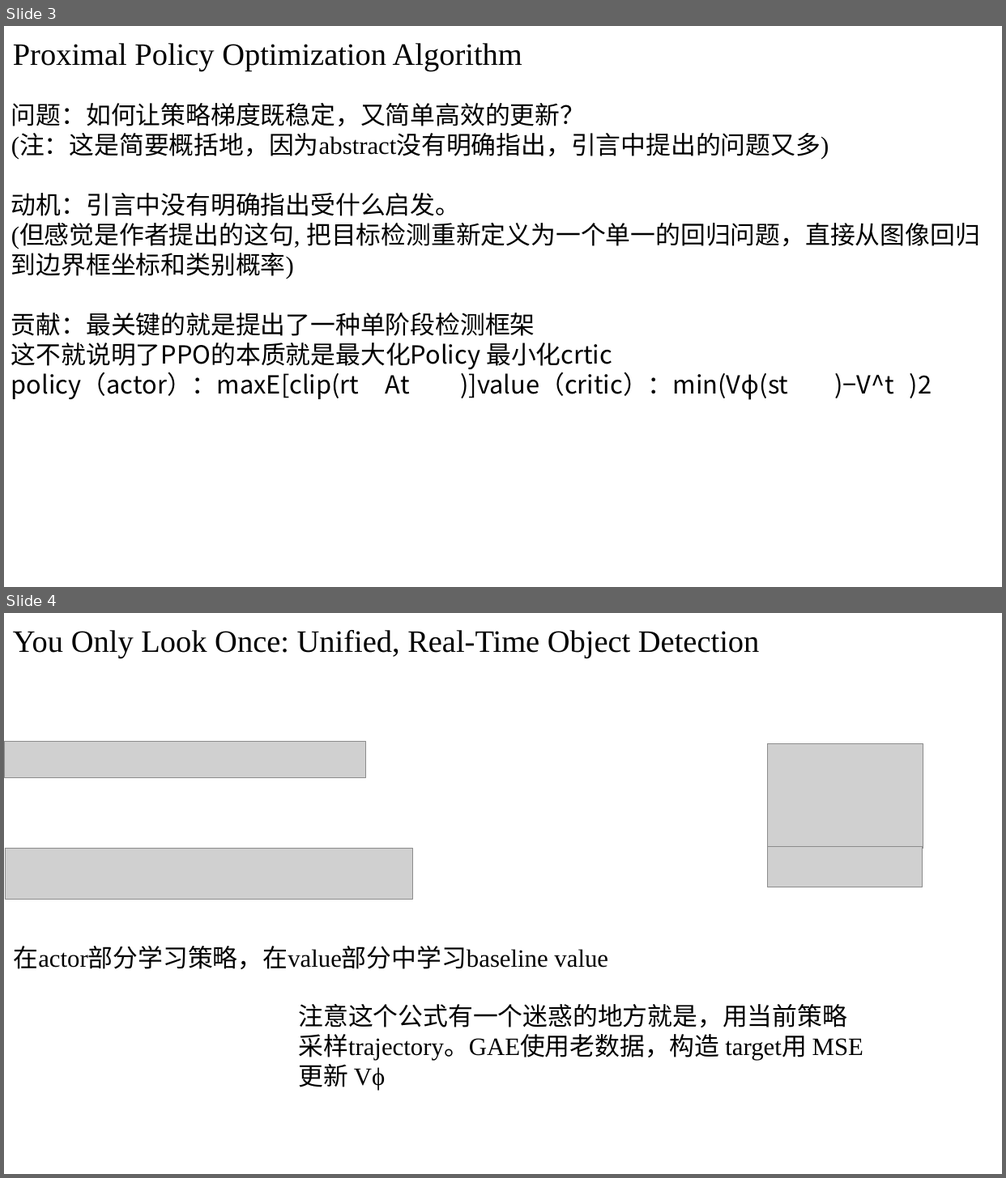
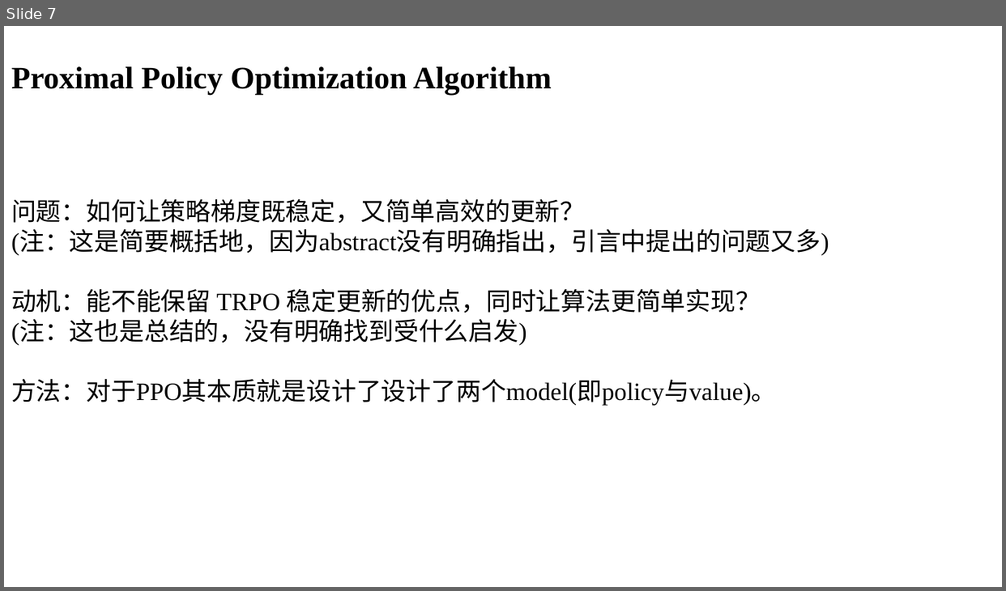
Before and after one commit to Visionary-zhang/Learning, a slide deck: LLM/阶段一.pptx. Shown one above the other, each under a label of ours: slides 3 and 4 before the commit, slide 7 after it. The pictures are 1006x1178 and 1006x591 pixels, drawn with LibreOffice and Linux fonts; fonts in the diff are those of the drawing; grey boxes stand for pictures. Boxes give left, top, right and bottom in pixels: in the first picture for what was removed or moved away, otherwise in the second. Text is boxed around its words. In the diff, an @@ line names an element or a change of style, - is before the commit and + after.

```diff
--- a/LLM/阶段一.pptx
+++ b/LLM/阶段一.pptx
@@ slide 4 removed at [4, 613, 1002, 1174], background #FFFFFF @@
@@ rectangle removed at [6, 613, 859, 666] @@
-You Only Look Once: Unified, Real-Time Object Detection
@@ picture removed at [4, 741, 365, 777] @@
@@ picture removed at [768, 744, 923, 849] @@
@@ picture removed at [6, 849, 413, 899] @@
@@ picture removed at [768, 846, 923, 887] @@
@@ text removed at [14, 946, 608, 969] @@
-在actor部分学习策略，在value部分中学习baseline value
@@ text removed at [298, 1004, 863, 1090] @@
-注意这个公式有一个迷惑的地方就是，用当前策略采样trajectory。GAE使用老数据，构造 target用 MSE 更新 Vϕ
@@ what was slide 3 is now slide 7 @@
@@ slide 7 changed as well @@
@@ rectangle "Proximal Policy Optimization Algorithm": place and size @@
-rectangle "Proximal Policy Optimization Algorithm" at [6, 26, 859, 79]
+rectangle "Proximal Policy Optimization Algorithm" at [4, 50, 859, 103]
@@ rectangle "Proximal Policy Optimization Algorithm" at [4, 50, 859, 103]: bold on @@
@@ text "问题：如何让策略梯度既稳定，又简单高效的更新？": place and size @@
-text "问题：如何让策略梯度既稳定，又简单高效的更新？" at [11, 103, 980, 400]
+text "问题：如何让策略梯度既稳定，又简单高效的更新？" at [11, 199, 829, 406]
@@ text at [11, 289, 776, 406]: text changed; font Noto Sans CJK SC to Times New Roman @@
-动机：引言中没有明确指出受什么启发。
-(但感觉是作者提出的这句, 把目标检测重新定义为一个单一的回归问题，直接从图像回归到边界框坐标和类别概率)
-贡献：最关键的就是提出了一种单阶段检测框架
-这不就说明了PPO的本质就是最大化Policy 最小化crtic
-policy（actor）：maxE[clip(rt At )]value（critic）：min(Vϕ (st )−V^t )2
+动机：能不能保留 TRPO 稳定更新的优点，同时让算法更简单实现？
+(注：这也是总结的，没有明确找到受什么启发)
+方法：对于PPO其本质就是设计了设计了两个model(即policy与value)。
```
Also in this commit, not shown: 6 other slides changed, 6 slides added, 1 other slide removed, 3 other files.
